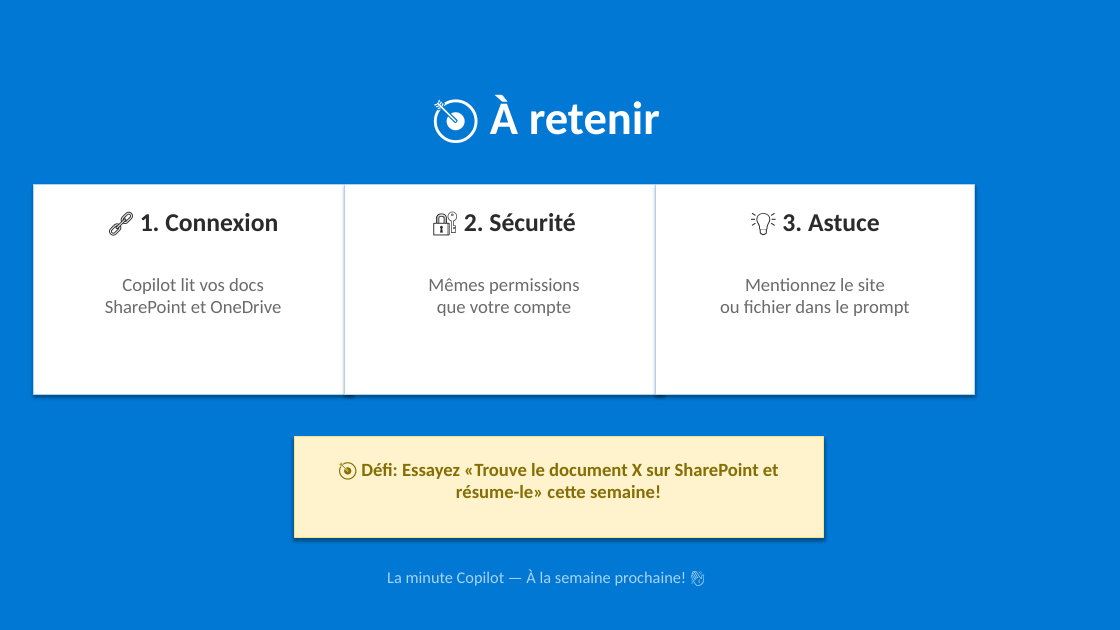
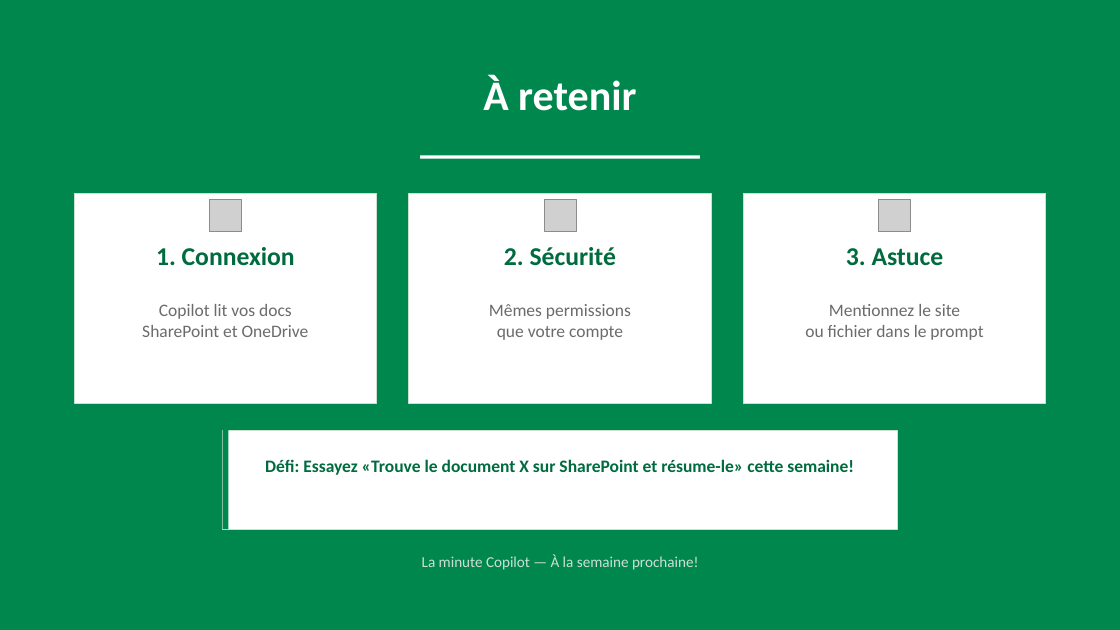
Before and after one commit to martinfou/la-minute-copilot, a slide deck: slide 6 of presentations/La_Minute_Copilot_SharePoint.pptx. Drawn at 1120x630 pixels with LibreOffice and Linux fonts; fonts in the diff are those of the drawing; grey boxes stand for pictures. Boxes give left, top, right and bottom in pixels: in the first picture for what was removed or moved away, otherwise in the second. Text is boxed around its words. In the diff, an @@ line names an element or a change of style, - is before the commit and + after.

```diff
--- a/presentations/La_Minute_Copilot_SharePoint.pptx
+++ b/presentations/La_Minute_Copilot_SharePoint.pptx
@@ background #0078D4 to #00874E @@
@@ text at <box>483,76,636,111</box>: text changed; size 40 to 36 pt @@
-🎯 À retenir
+À retenir
@@ rectangle added at <box>420,155,700,159</box>, fill #FFFFFF @@
@@ rectangle: place and size @@
-rectangle at <box>34,185,353,395</box>
+rectangle at <box>74,193,376,403</box>
@@ picture added at <box>209,200,241,232</box> @@
@@ rectangle: place and size @@
-rectangle at <box>344,185,664,395</box>
+rectangle at <box>409,193,712,403</box>
@@ picture added at <box>544,200,576,232</box> @@
@@ outline #AAD4F0 0.75 pt to #CCE0D2 0.75 pt; shadow off in 3 elements at <box>74,193,376,403</box>, <box>409,193,712,403</box>, <box>744,193,1046,403</box> @@
@@ rectangle: place and size @@
-rectangle at <box>655,185,975,395</box>
+rectangle at <box>744,193,1046,403</box>
@@ picture added at <box>879,200,911,232</box> @@
@@ text at <box>156,247,295,266</box>: text changed; text colour #2B2B2B to #006B3F @@
-🔗 1. Connexion
+1. Connexion
@@ text at <box>504,247,616,266</box>: text changed; text colour #2B2B2B to #006B3F @@
-🔐 2. Sécurité
+2. Sécurité
@@ text at <box>846,248,944,266</box>: text changed; text colour #2B2B2B to #006B3F @@
-💡 3. Astuce
+3. Astuce
@@ text "Copilot lit vos docs SharePoint ...": place and size @@
-text "Copilot lit vos docs SharePoint ..." at <box>105,278,281,313</box>
+text "Copilot lit vos docs SharePoint ..." at <box>142,304,309,337</box>
@@ text "Mêmes permissions que votre compte": place and size @@
-text "Mêmes permissions que votre compte" at <box>428,278,579,316</box>
+text "Mêmes permissions que votre compte" at <box>489,304,631,340</box>
@@ size 16 to 15 pt in 3 elements at <box>142,304,309,337</box>, <box>489,304,631,340</box>, <box>805,304,983,340</box> @@
@@ text "Mentionnez le site ou fichier ...": place and size @@
-text "Mentionnez le site ou fichier ..." at <box>720,278,910,316</box>
+text "Mentionnez le site ou fichier ..." at <box>805,304,983,340</box>
@@ rectangle: place and size @@
-rectangle at <box>294,437,823,538</box>
+rectangle at <box>223,430,897,529</box>
@@ rectangle at <box>223,430,897,529</box>: fill #FFF3CD to #FFFFFF; outline #FFE082 0.75 pt to #CCE0D2 0.75 pt; shadow off @@
@@ rectangle added at <box>223,430,229,529</box>, fill #00874E @@
@@ text at <box>265,459,854,475</box>: text changed; size 16 to 15 pt; text colour #856E04 to #006B3F @@
-🎯 Défi: Essayez «Trouve le document X sur SharePoint et résume-le» cette semaine!
+Défi: Essayez «Trouve le document X sur SharePoint et résume-le» cette semaine!
@@ text at <box>422,554,698,570</box>: text changed; size 14 to 13 pt; text colour #AAD4F0 to #CCE0D2 @@
-La minute Copilot — À la semaine prochaine! 👋
+La minute Copilot — À la semaine prochaine!
```
Also in this commit, not shown: 5 other slides changed, 16 other files.
